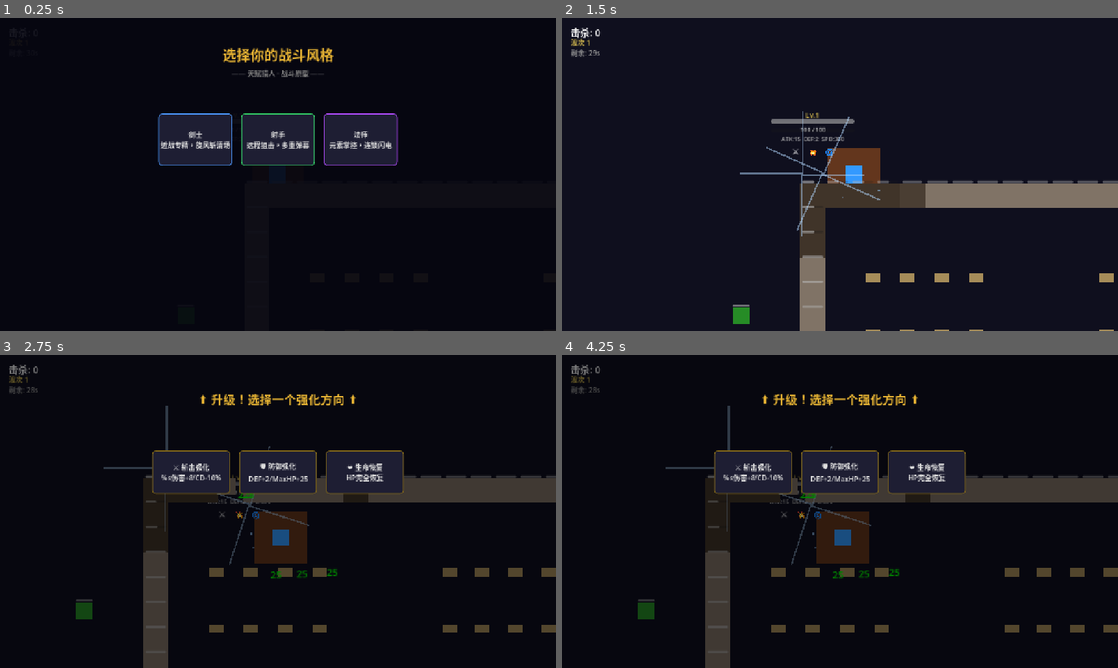
Above: before the commit, frames 1-4 (two rows, left to right).
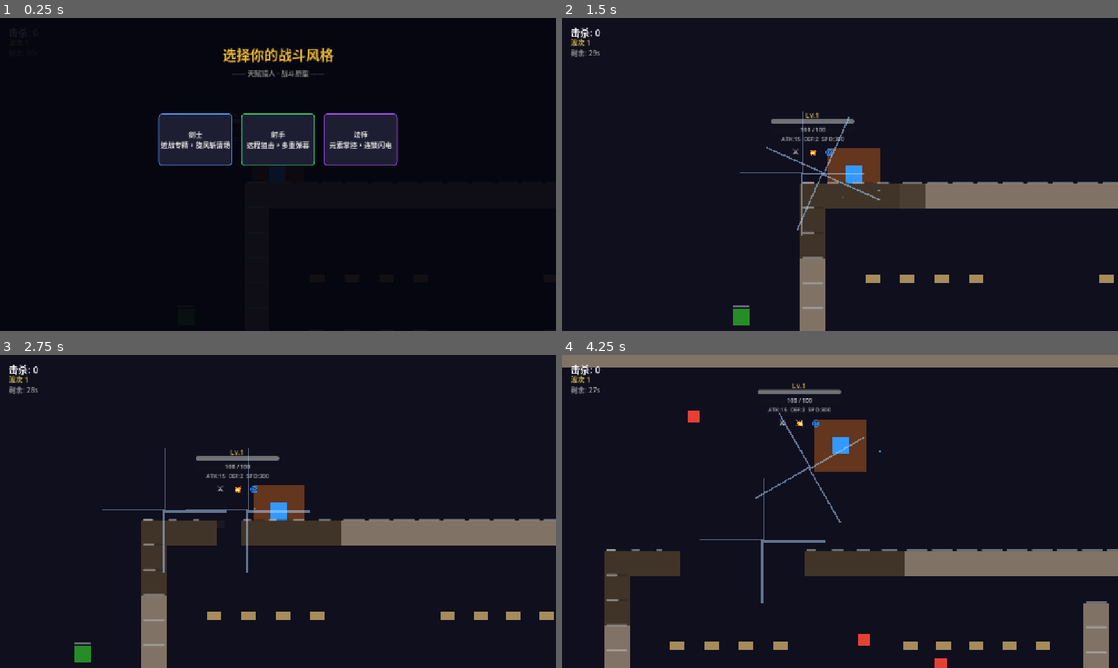
Above: after the commit, the same moments.

Repository: HenruiC/Starforge
Game: Godot game, scene res://scenes/main.tscn
The game is run twice, just before and just after one commit, with the same random seed, the same clock (stepped at 60 frames per second) and the same inputs.
Inputs:
- Up to frame 1 (0.25 s): no input
- Up to frame 2 (1.5 s): click "剑士 近战专精，旋风斩清场" at 0.5 s; tap Enter at 1.25 s; hold D (move_right) from 1.28 s (still down)
- Up to frame 3 (2.75 s): release D (move_right) at 2.03 s; hold S (move_down) from 2.03 s (still down)
- Up to frame 4 (4.25 s): release S (move_down) at 2.78 s; hold D (move_right) 2.78-3.53 s; hold W (move_up) from 3.53 s (still down)

The runs differ from the first frame. In frame 2, 1.0% of the frame differs, in the area x 30-100%, y 49-100%; in frame 3, 17%; in frame 4, 24%, in the area x 0-100%, y 0-100%.

Commit message:
fix: 墙壁碰撞穿透 + 可破坏物经验掉落规则
- Player collision_mask: 1→9 (layer 1|8), 现在与墙壁/树碰撞
- 墙壁/课桌/门 drop_xp=0, 不产出经验
- 树 drop_xp=15, 破坏后正常获得经验
- 破坏特效统一为棕色粒子

Co-Authored-By: Claude Opus 4.7 <noreply@anthropic.com>

Diff:
--- a/scenes/desk.tscn
+++ b/scenes/desk.tscn
@@ -11,6 +11,7 @@
 script = ExtResource("1_script")
 object_name = "课桌"
 max_health = 15
+drop_xp = 0
 object_color = Color(0.65, 0.55, 0.35, 1.0)
 
 [node name="CollisionShape2D" type="CollisionShape2D" parent="."]
--- a/scenes/player.tscn
+++ b/scenes/player.tscn
@@ -13,7 +13,7 @@
 
 [node name="Player" type="CharacterBody2D" groups=["player"]]
 collision_layer = 1
-collision_mask = 1
+collision_mask = 9
 script = ExtResource("1_script")
 
 [node name="AOESprite" type="Node2D" parent="."]
--- a/scenes/wall.tscn
+++ b/scenes/wall.tscn
@@ -11,6 +11,7 @@
 script = ExtResource("1_script")
 object_name = "墙壁"
 max_health = 150
+drop_xp = 0
 object_color = Color(0.5, 0.45, 0.4, 1.0)
 
 [node name="Sprite" type="ColorRect" parent="."]
--- a/scripts/destructible.gd
+++ b/scripts/destructible.gd
@@ -32,14 +32,15 @@
 		_destroy()
 
 func _destroy() -> void:
-	# 掉落经验
-	CombatFeedback.damage_number(global_position, drop_xp, false, true)
-	CombatFeedback.hit_particles(global_position, 8, Color(0.3, 0.7, 0.2))
+	# 破坏粒子
+	CombatFeedback.hit_particles(global_position, 6, Color(0.5, 0.4, 0.3))
 
-	# 给玩家经验
-	var players := get_tree().get_nodes_in_group("player")
-	if players.size() > 0 and players[0].has_method("gain_exp"):
-		players[0].gain_exp(drop_xp)
+	# 只有树木类给经验 (drop_xp > 0 且不是建筑)
+	if drop_xp > 0 and object_name not in ["墙壁", "课桌"]:
+		CombatFeedback.damage_number(global_position, drop_xp, false, true)
+		var players := get_tree().get_nodes_in_group("player")
+		if players.size() > 0 and players[0].has_method("gain_exp"):
+			players[0].gain_exp(drop_xp)
 
 	# 动画
 	var t := create_tween().set_parallel(true)
Not shown, added: scripts/door.gd.uid
Not shown, added: scripts/map_school.gd.uid
